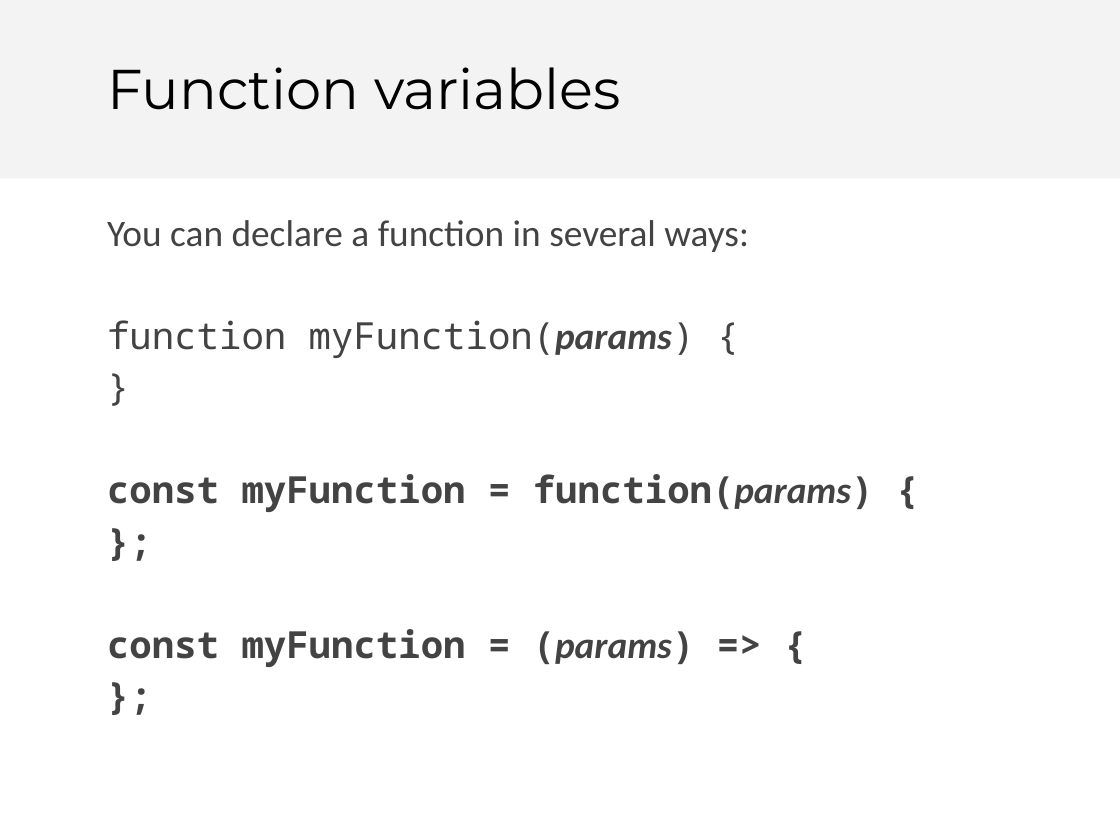
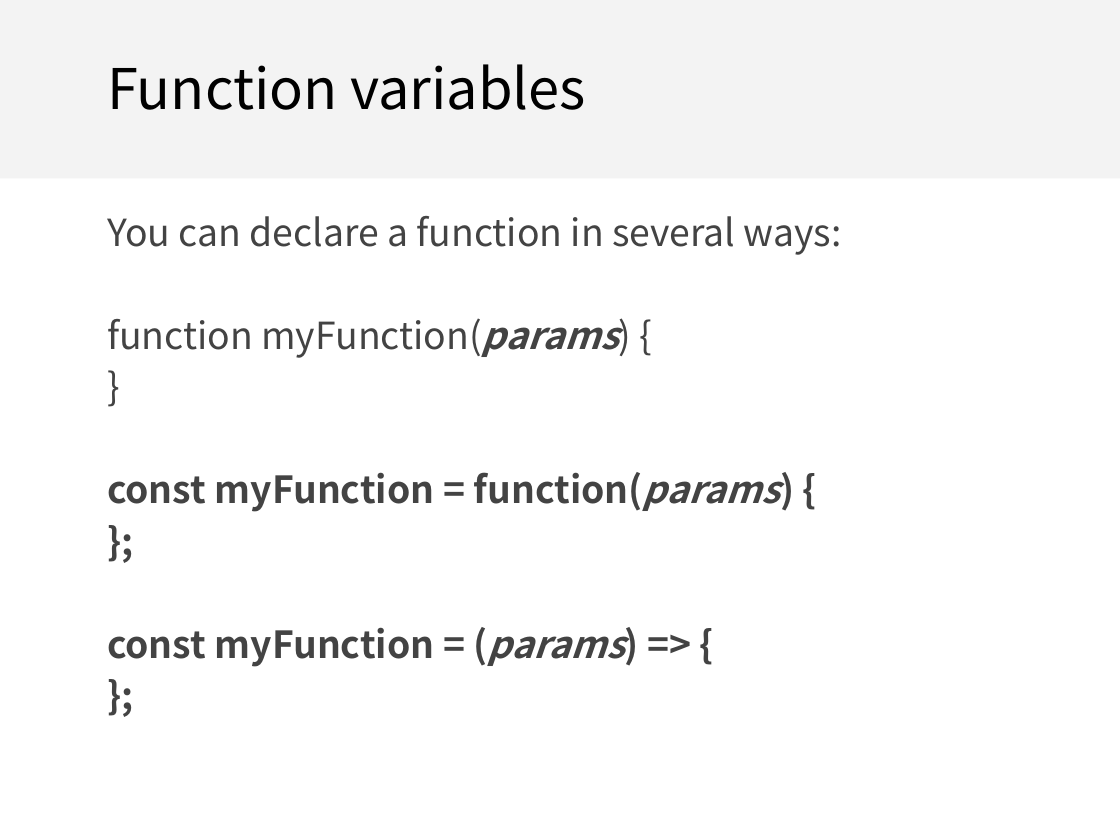
Before and after one commit to fullstackccu/fullstackccu.github.io, a slide deck: slide 49 of lectures/13/lecture13.odp (slide 51 before the commit). Drawn at 1120x840 pixels with LibreOffice and Linux fonts; fonts in the diff are those of the drawing. Boxes give left, top, right and bottom in pixels: in the first picture for what was removed or moved away, otherwise in the second. Text is boxed around its words. In the diff, an @@ line names an element or a change of style, - is before the commit and + after.

```diff
--- a/lectures/13/lecture13.odp
+++ b/lectures/13/lecture13.odp
@@ title "Function variables" at (107, 64, 586, 110): font Montserrat to Noto Sans CJK SC @@
@@ text "You can declare a function ..." at (107, 216, 842, 667): font Calibri to Noto Sans CJK SC in "You can declare a function in several ...", "myFunction(params)", "function(params)", "(params)"; font Noto Sans Mono to Noto Sans CJK SC in "function myFunction(params) {", "}", "const myFunction = function(params) {", "};" and 2 more places @@
```
Also in this commit, not shown: 8 other slides changed, 4 slides removed, 1 other file.
